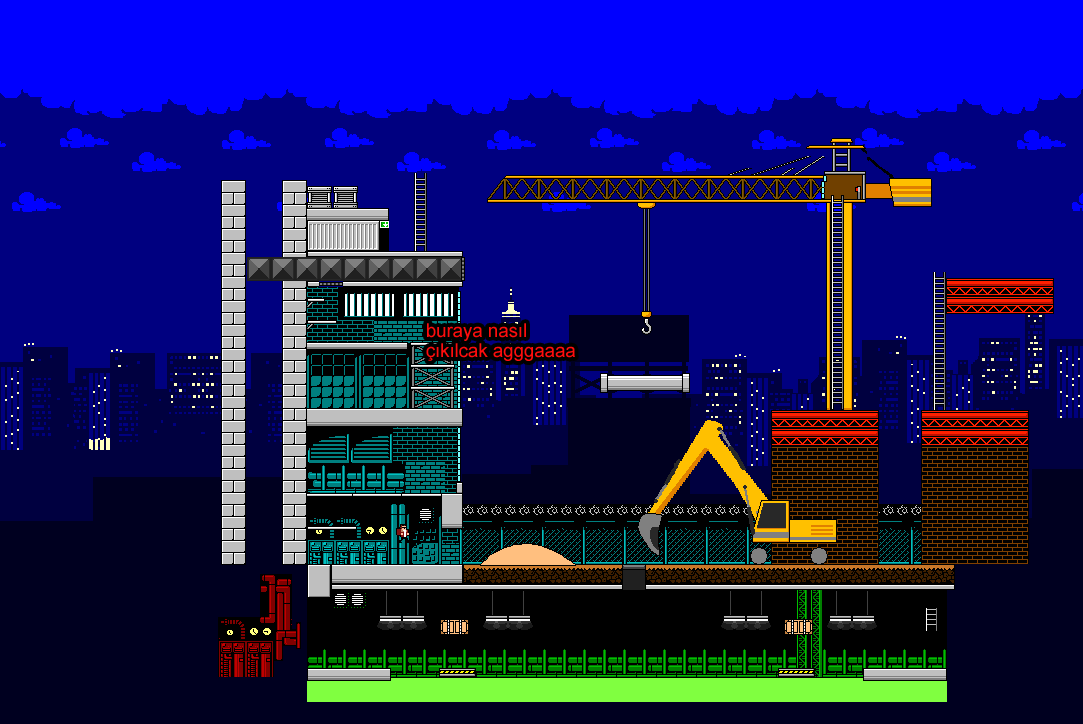
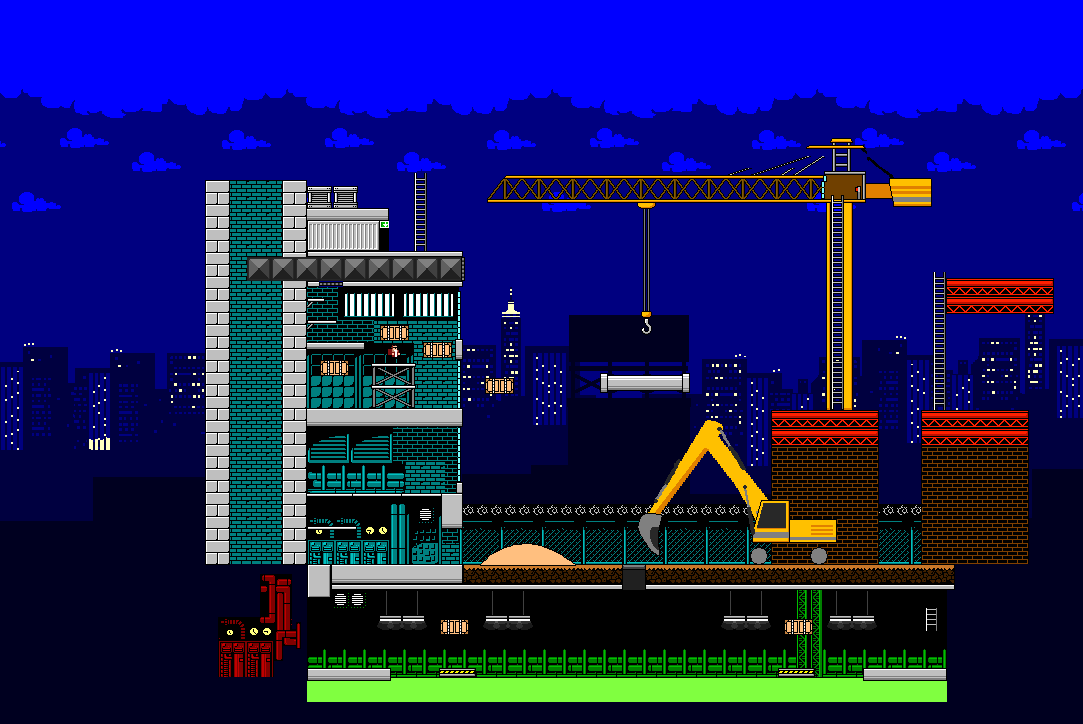
Two versions of the same layered image (w=1083, h=724). Layer-by-layer changes:
hid group "notlar" (1 layers) over (426, 323, 575, 361)
painted on "jeff_idle" over (387, 344, 410, 543)
added layer "storage crate" in group "sol bina" over (320, 325, 452, 376)
painted on "shelf" over (371, 342, 455, 408)
painted on "solid" (1st of 2, in "sol bina") over (205, 180, 463, 565)
painted on "background" (1st of 2, in "sol bina") over (228, 180, 282, 564)
painted on "heavycrate" over (485, 378, 514, 394)
